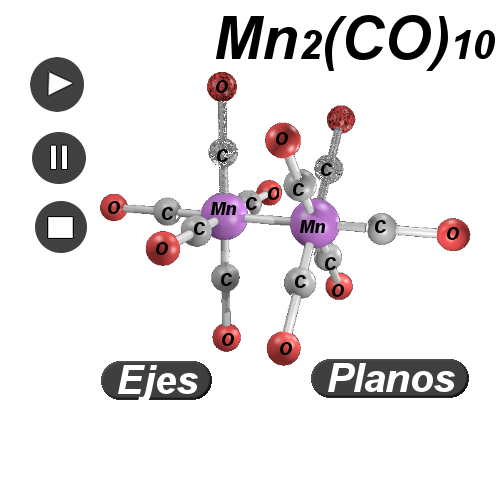
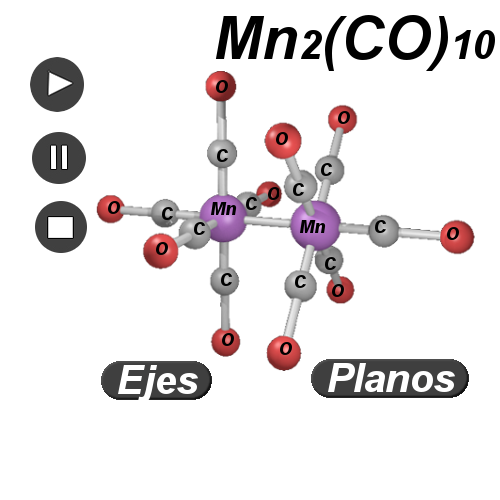
Revision of a layered 500x500 image; what changed, layer by layer:
added layer "O #9" above "Marcador" over [338, 111, 350, 124]
painted on "Marcador" over [96, 71, 475, 371]
